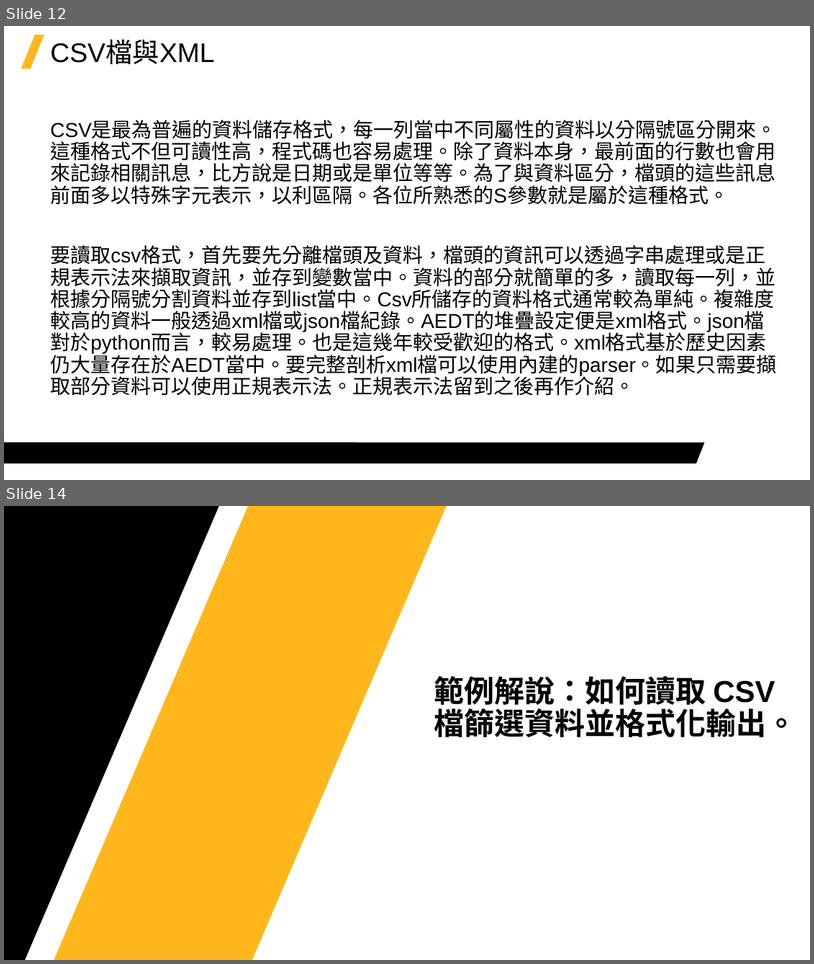
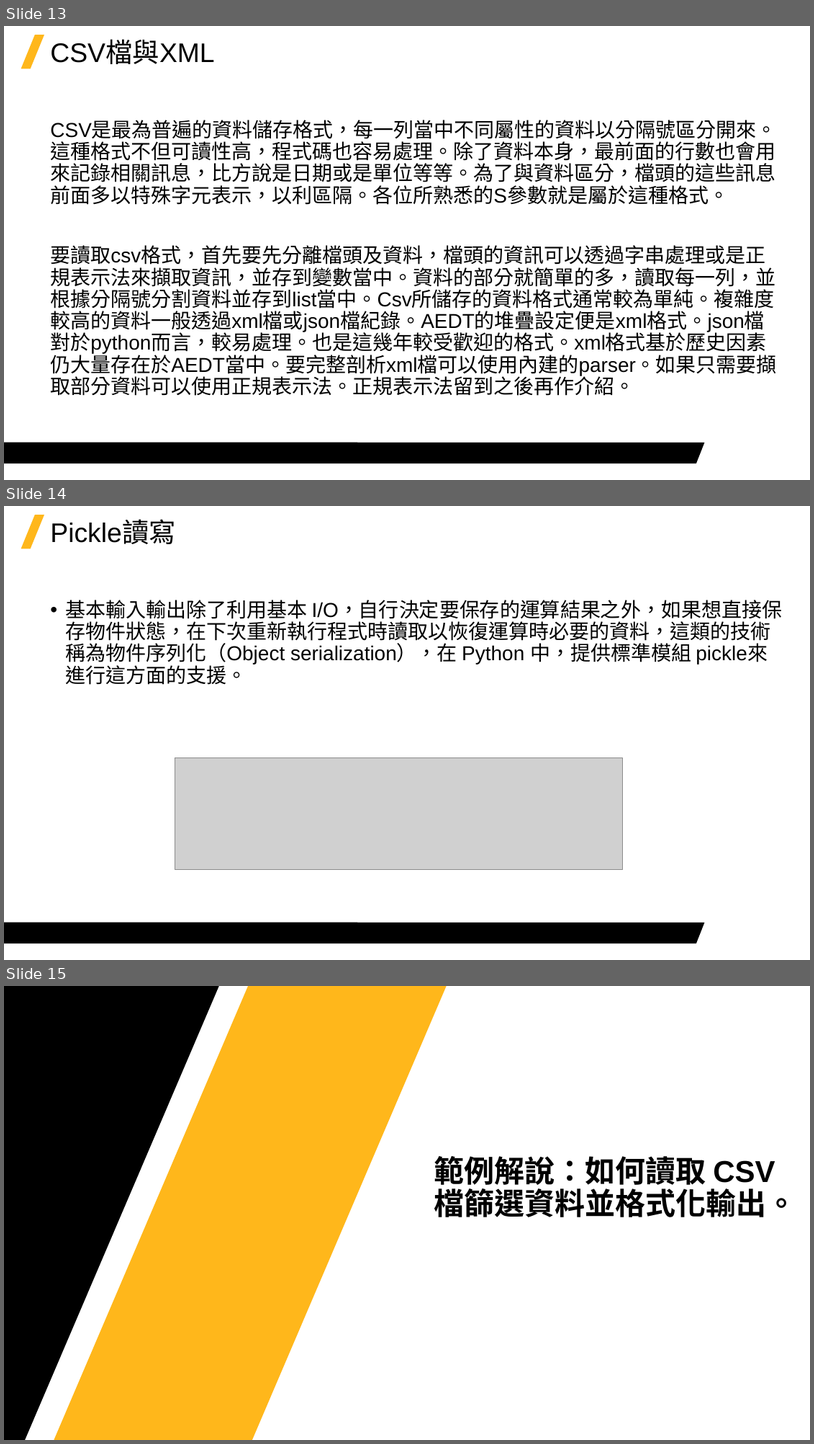
Before and after one commit to Jerrick-cheng/AEDT-Automation-Camp, a slide deck: 上課教材/Week3.pptx. Shown one above the other, each under a label of ours: slides 12 and 14 before the commit, slides 13, 14 and 15 after it; the slides between them are not shown. The pictures are 814x964 and 814x1444 pixels, drawn with LibreOffice and Linux fonts; fonts in the diff are those of the drawing; grey boxes stand for pictures; background and template pictures are left out. Boxes give left, top, right and bottom in pixels: in the first picture for what was removed or moved away, otherwise in the second. Text is boxed around its words. In the diff, an @@ line names an element or a change of style, - is before the commit and + after.

```diff
--- a/上課教材/Week3.pptx
+++ b/上課教材/Week3.pptx
@@ slide 14 added at <box>4,506,810,960</box>, background #FFFFFF; not listed: 2 template elements that a slide beside it also shows @@
@@ title added at <box>50,520,175,544</box>, 32 pt, text #000000 @@
+Pickle讀寫
@@ text added at <box>65,600,782,685</box>, 24 pt, text #000000 @@
+• 基本輸入輸出除了利用基本 I/O，自行決定要保存的運算結果之外，如果想直接保存物件狀態，在下次重新執行程式時讀取以恢復運算時必要的資料，這類的技術稱為物件序列化（Object serialization），在 Python 中，提供標準模組 pickle來進行這方面的支援。
@@ picture added at <box>175,758,623,869</box> @@
@@ what was slide 12 is now slide 13 @@
@@ what was slide 14 is now slide 15 @@
```
Also in this commit, not shown: 2 slides changed, 2 other files.
